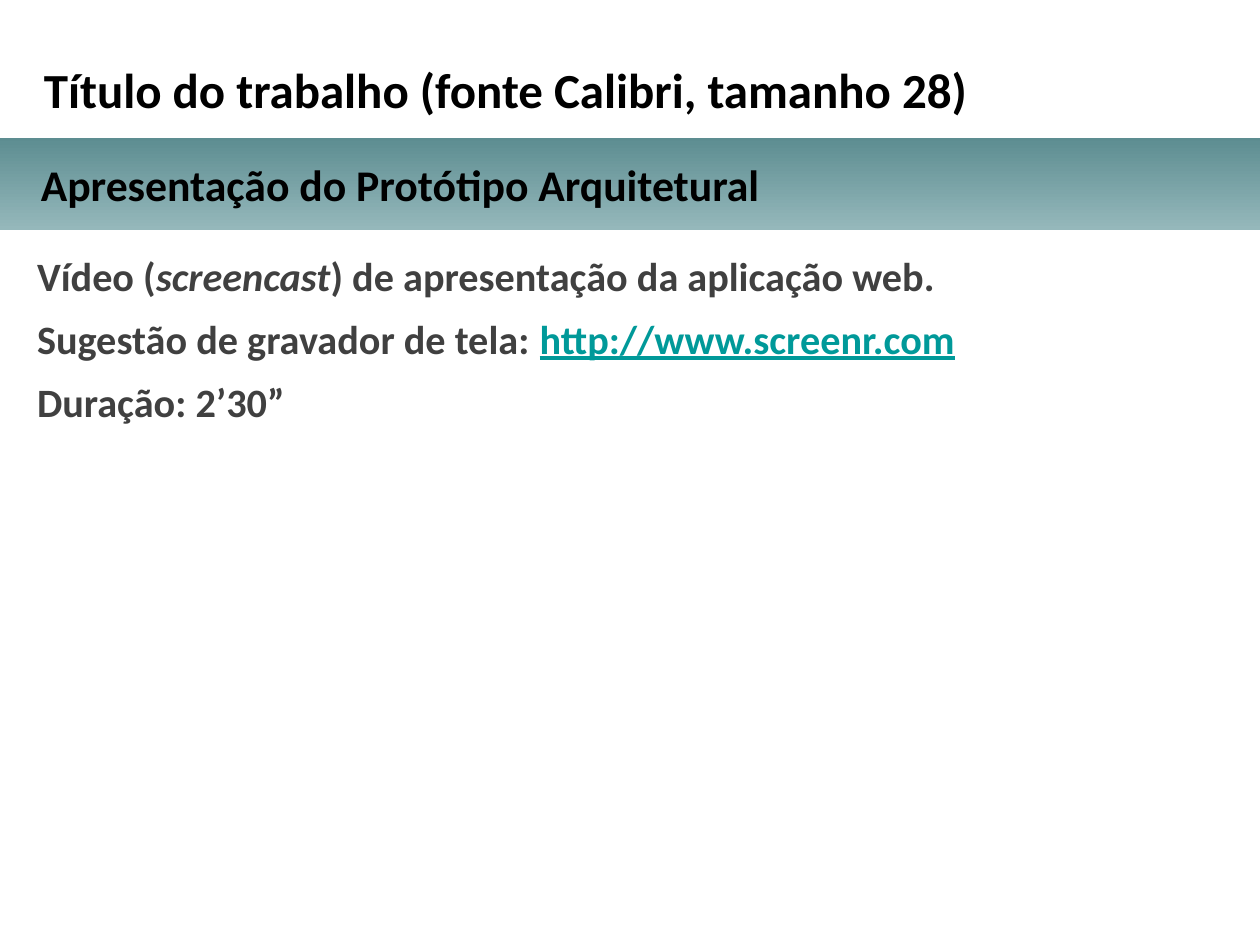
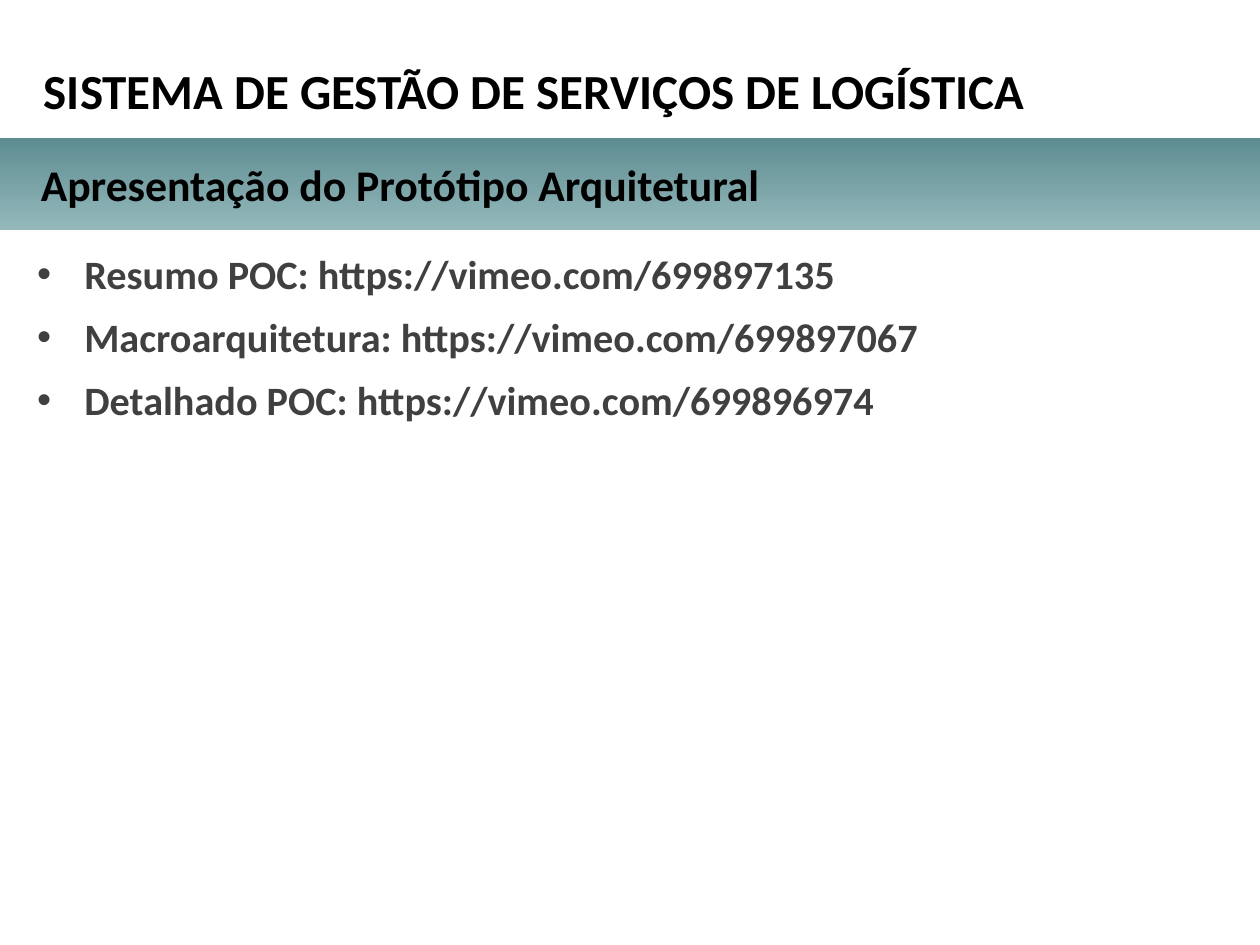
Before and after one commit to paulooorg/tcc-asd, a slide deck: slide 17 of docs/apresentacao.pptx (slide 9 before the commit). Drawn at 1260x945 pixels with LibreOffice and Linux fonts; fonts in the diff are those of the drawing; background and template pictures are left out. Boxes give left, top, right and bottom in pixels: in the first picture for what was removed or moved away, otherwise in the second. Text is boxed around its words. In the diff, an @@ line names an element or a change of style, - is before the commit and + after.

```diff
--- a/docs/apresentacao.pptx
+++ b/docs/apresentacao.pptx
@@ text at (44,68,1024,118): text changed @@
-Título do trabalho (fonte Calibri, tamanho 28)
+SISTEMA DE GESTÃO DE SERVIÇOS DE LOGÍSTICA
@@ text at (84,260,918,422): text changed @@
-Vídeo (screencast) de apresentação da aplicação web.
-Sugestão de gravador de tela: http://www.screenr.com
-Duração: 2’30”
+• Resumo POC: https://vimeo.com/699897135
+• Macroarquitetura: https://vimeo.com/699897067
+• Detalhado POC: https://vimeo.com/699896974
```
Also in this commit, not shown: 8 other slides changed, 15 slides added, 2 slides removed, 15 other files.
